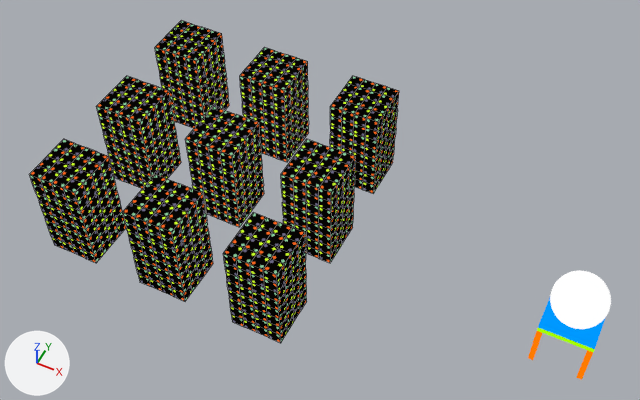
A saved change to the Blender file examples/animations/animations.blend.
Camera for both pictures: a camera (50 mm lens) standing at (10.0, -19.8, 25.9) and looking at (0.0, 0.1, 1.0). The axes (+X, +Y, +Z) are drawn at lower left. The lights are the same throughout. Mesh edges are drawn as thin lines on the coarser meshes.

Script lines for the objects in view, before the commit:
```python
me_table = bpy.data.meshes.new('Table')
me_table.from_pydata(...)  # 40 vertices, 26 faces; spans x -1.0..1.0, y -1.0..1.0, z -2.0..0.0
me_table.materials.append(mat_material)
ob_skinned = bpy.data.objects.new('Skinned', None)
ob_skinned.location = (0.0, 4.0, 0.0)
ob_skinned.instance_type = 'COLLECTION'
ob_skinned.instance_collection = col_skinned
ob_skinned_001 = bpy.data.objects.new('Skinned.001', None)
ob_skinned_001.location = (-4.0, 4.0, 0.0)
ob_skinned_001.instance_type = 'COLLECTION'
ob_skinned_001.instance_collection = col_skinned
ob_skinned_002 = bpy.data.objects.new('Skinned.002', None)
ob_skinned_002.location = (-4.0, 0.0, 0.0)
ob_skinned_002.instance_type = 'COLLECTION'
ob_skinned_002.instance_collection = col_skinned
ob_skinned_003 = bpy.data.objects.new('Skinned.003', None)
ob_skinned_003.location = (-8.0, 0.0, 0.0)
ob_skinned_003.instance_type = 'COLLECTION'
ob_skinned_003.instance_collection = col_skinned
ob_skinned_004 = bpy.data.objects.new('Skinned.004', None)
ob_skinned_004.location = (-8.0, 4.0, 0.0)
ob_skinned_004.instance_type = 'COLLECTION'
ob_skinned_004.instance_collection = col_skinned
ob_skinned_005 = bpy.data.objects.new('Skinned.005', None)
ob_skinned_005.location = (-8.0, -4.0, 0.0)
ob_skinned_005.instance_type = 'COLLECTION'
ob_skinned_005.instance_collection = col_skinned
ob_skinned_006 = bpy.data.objects.new('Skinned.006', None)
ob_skinned_006.location = (-4.0, -4.0, 0.0)
ob_skinned_006.instance_type = 'COLLECTION'
ob_skinned_006.instance_collection = col_skinned
ob_skinned_007 = bpy.data.objects.new('Skinned.007', None)
ob_skinned_007.location = (0.0, -4.0, 0.0)
ob_skinned_007.instance_type = 'COLLECTION'
ob_skinned_007.instance_collection = col_skinned
ob_table = bpy.data.objects.new('Table', me_table)
ob_table.location = (10.0, 0.0, 0.0)
# also in view: 'Sphere' at (10.0, 0.0, 1.0); 'SkinnedMesh' at (0.0, 0.0, 1.0)
```
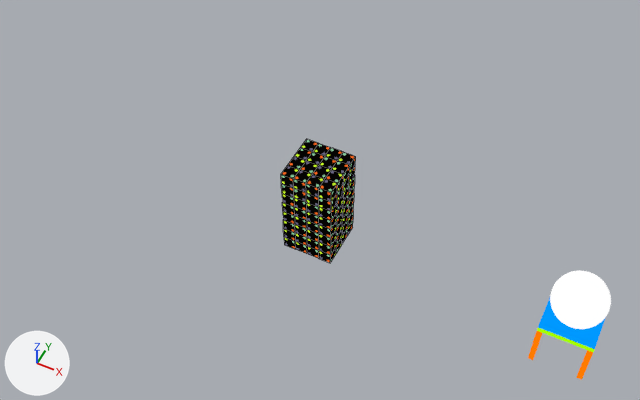
The change in detail:
Object 'Skinned' (ob_skinned) is deleted.
Object 'Skinned.001' (ob_skinned_001) is deleted.
Object 'Skinned.002' (ob_skinned_002) is deleted.
Object 'Skinned.003' (ob_skinned_003) is deleted.
Object 'Skinned.004' (ob_skinned_004) is deleted.
Object 'Skinned.005' (ob_skinned_005) is deleted.
Object 'Skinned.006' (ob_skinned_006) is deleted.
Object 'Skinned.007' (ob_skinned_007) is deleted.

Where the change shows, as pixel boxes [x1, y1, x2, y2] in the pictures (640 x 400 px):
'Skinned.007', deleted: before [223, 212, 307, 343]
'Skinned.006', deleted: before [122, 174, 213, 301]
'Skinned.005', deleted: before [29, 139, 126, 263]
'Skinned.002', deleted: before [185, 106, 264, 227]
'Skinned.003', deleted: before [96, 76, 181, 189]
'Skinned.001', deleted: before [240, 47, 309, 162]
'Skinned.004', deleted: before [155, 20, 229, 128]
'Skinned', deleted: before [330, 76, 399, 194]
